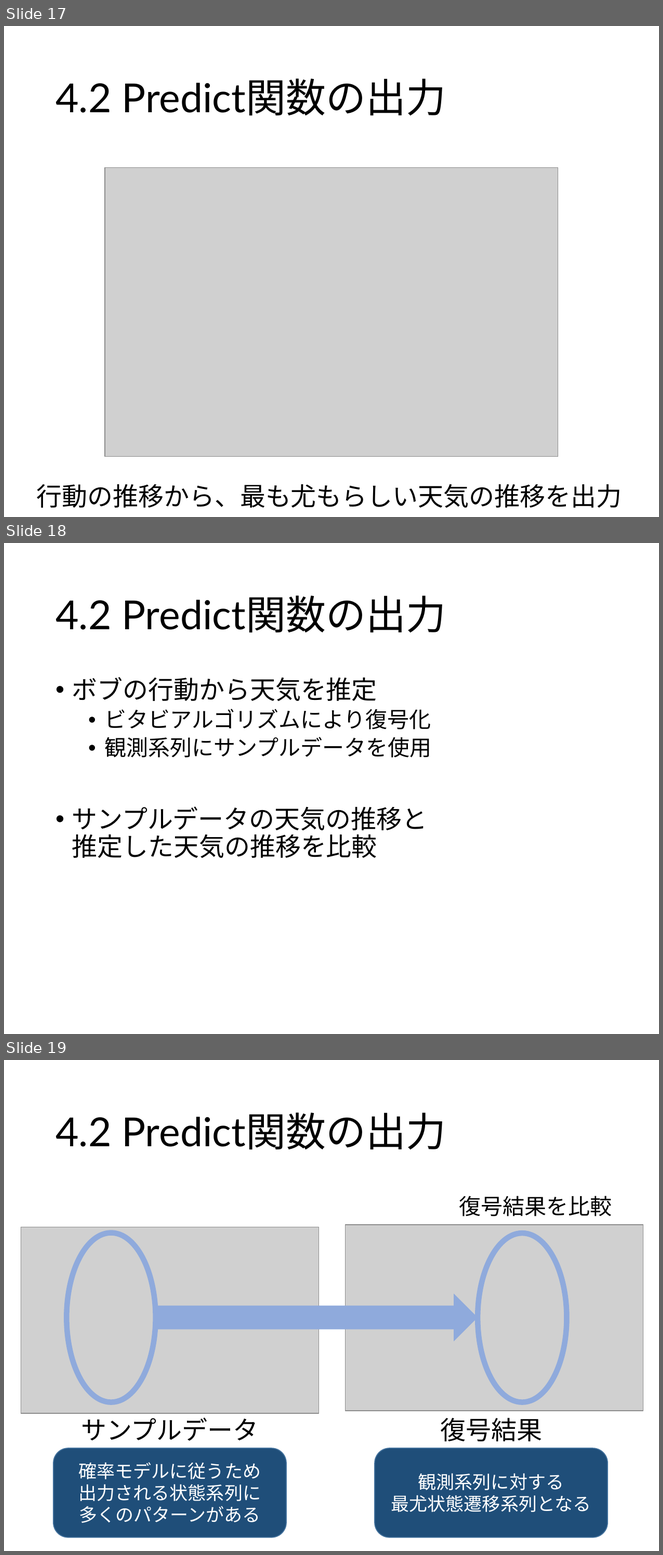
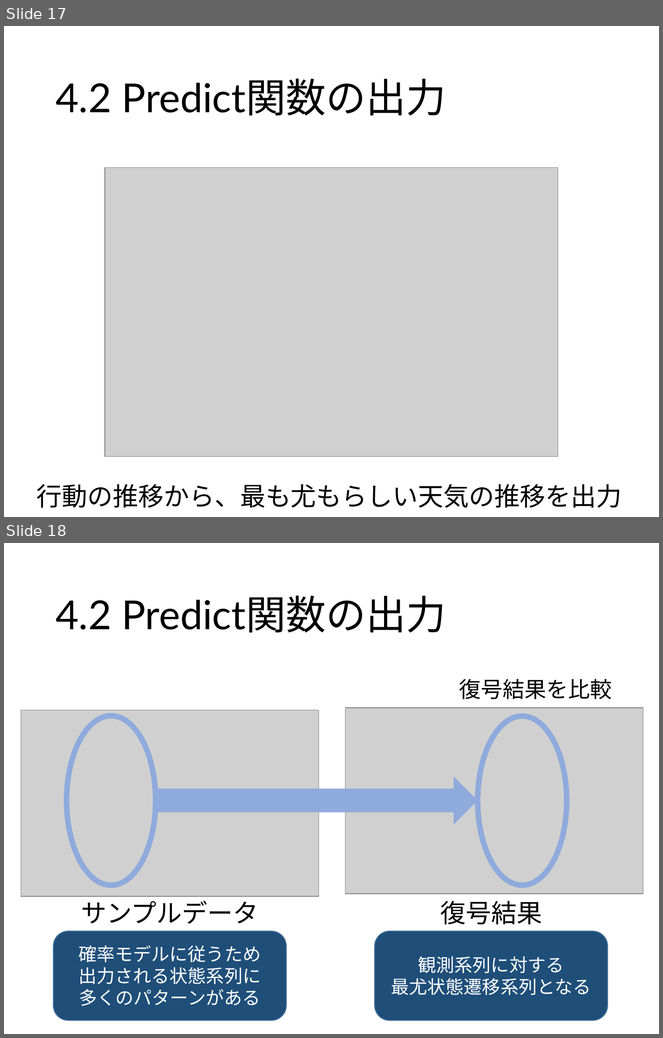
Before and after one commit to 2017B4/rinko_production, a slide deck: slide/輪講実習.pptx. Shown one above the other, each under a label of ours: slides 17, 18 and 19 before the commit, slides 17 and 18 after it. The pictures are 663x1555 and 663x1038 pixels, drawn with LibreOffice and Linux fonts; fonts in the diff are those of the drawing; grey boxes stand for pictures. Boxes give left, top, right and bottom in pixels: in the first picture for what was removed or moved away, otherwise in the second. Text is boxed around its words. In the diff, an @@ line names an element or a change of style, - is before the commit and + after.

```diff
--- a/slide/輪講実習.pptx
+++ b/slide/輪講実習.pptx
@@ slide 18 removed at box(4, 543, 659, 1034), background #FFFFFF @@
@@ title removed at box(55, 596, 446, 633) @@
-4.2 Predict関数の出力
@@ text removed at box(72, 677, 432, 858) @@
-• ボブの行動から天気を推定
-  • ビタビアルゴリズムにより復号化
-  • 観測系列にサンプルデータを使用
-• サンプルデータの天気の推移と
-  推定した天気の推移を比較
@@ what was slide 19 is now slide 18 @@
```
Also in this commit, not shown: 9 slides changed, 1 slide added.
